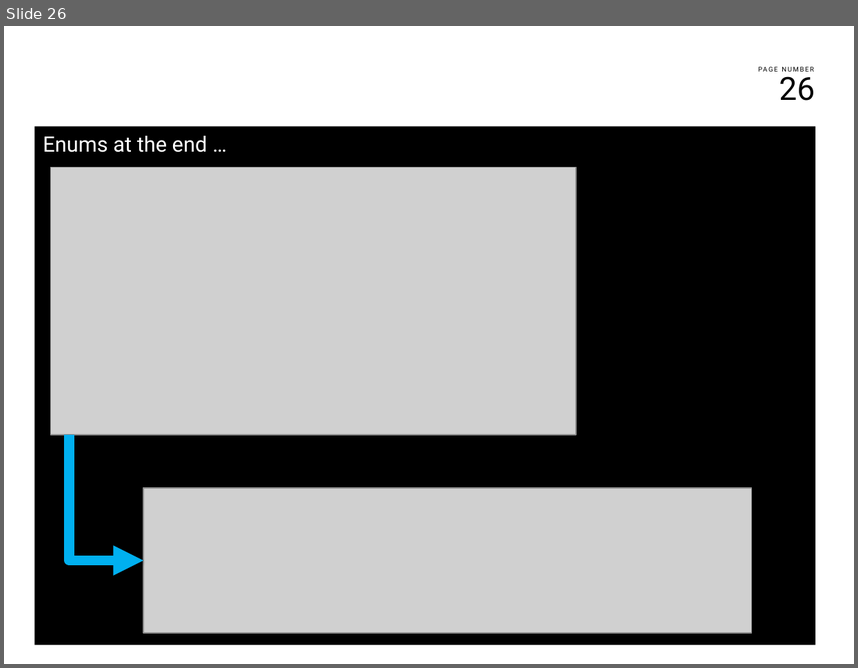
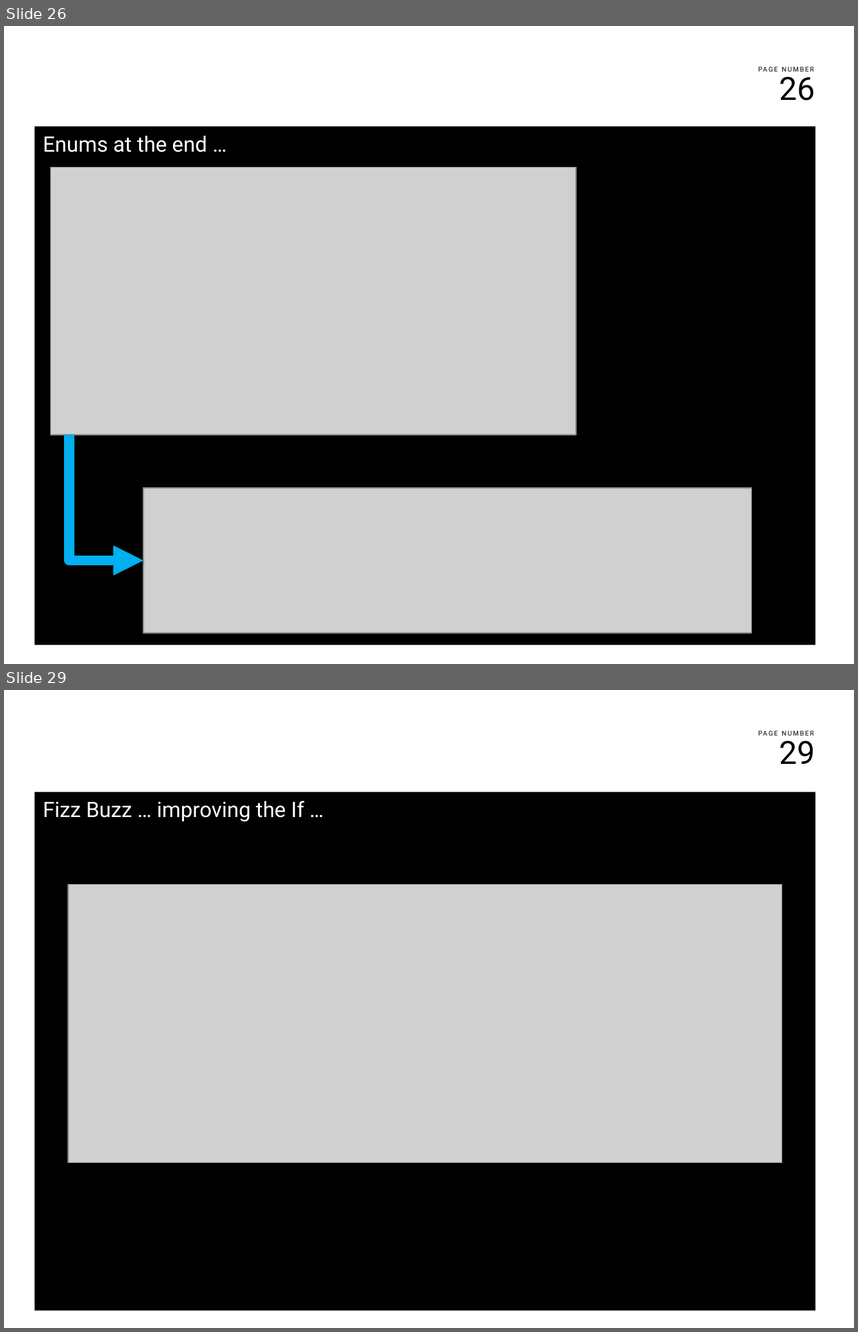
Before and after one commit to franco-melandri/NoIF, a slide deck: docs/noif.pptx. Shown one above the other, each under a label of ours: slide 26 before the commit, slides 26 and 29 after it; the slides between them are not shown. The pictures are 858x668 and 858x1332 pixels, drawn with LibreOffice and Linux fonts; fonts in the diff are those of the drawing; grey boxes stand for pictures; background and template pictures are left out. Boxes give left, top, right and bottom in pixels: in the first picture for what was removed or moved away, otherwise in the second. Text is boxed around its words. In the diff, an @@ line names an element or a change of style, - is before the commit and + after.

```diff
--- a/docs/noif.pptx
+++ b/docs/noif.pptx
@@ slide 29 added at <box>4,690,854,1328</box>, background #FFFFFF; not listed: 2 template elements that a slide beside it also shows @@
@@ text added at <box>34,792,816,1310</box>, fill #000000, 18 pt, text #FFFFFF @@
+Fizz Buzz … improving the If …
@@ picture added at <box>67,884,782,1162</box> @@
```
Also in this commit, not shown: 2 slides changed, 4 other slides added, 1 other file.
